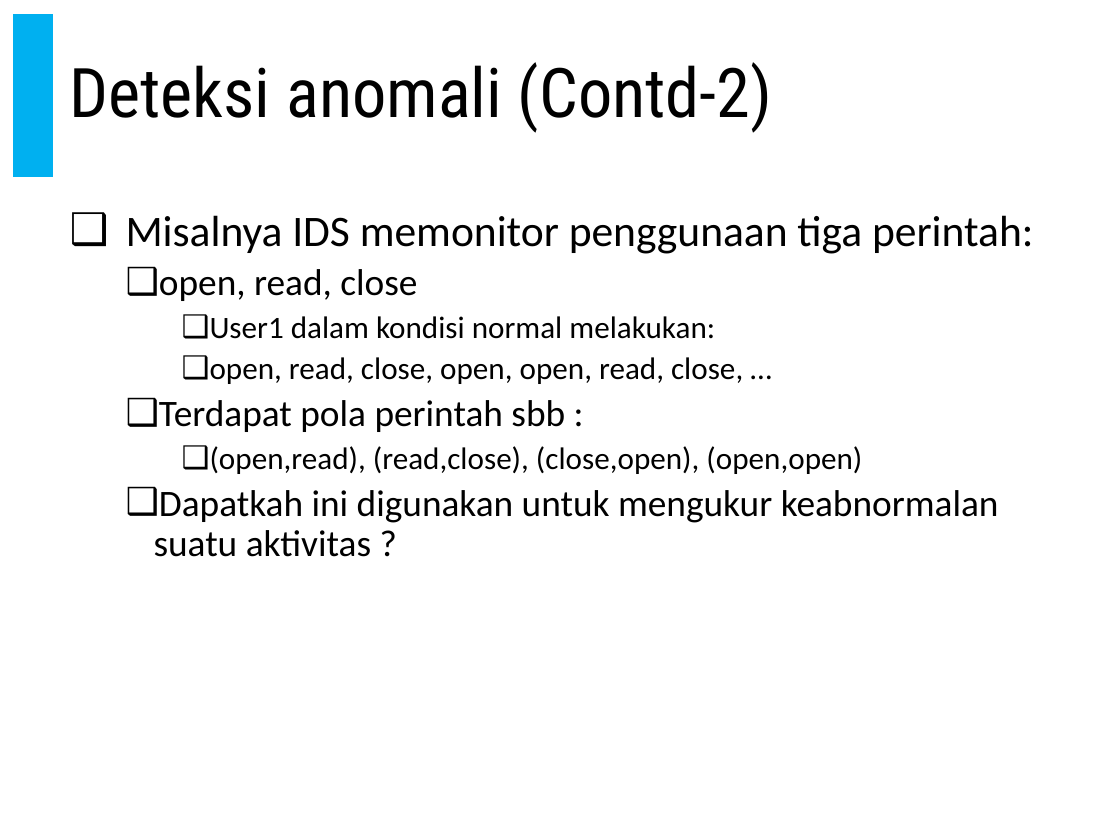
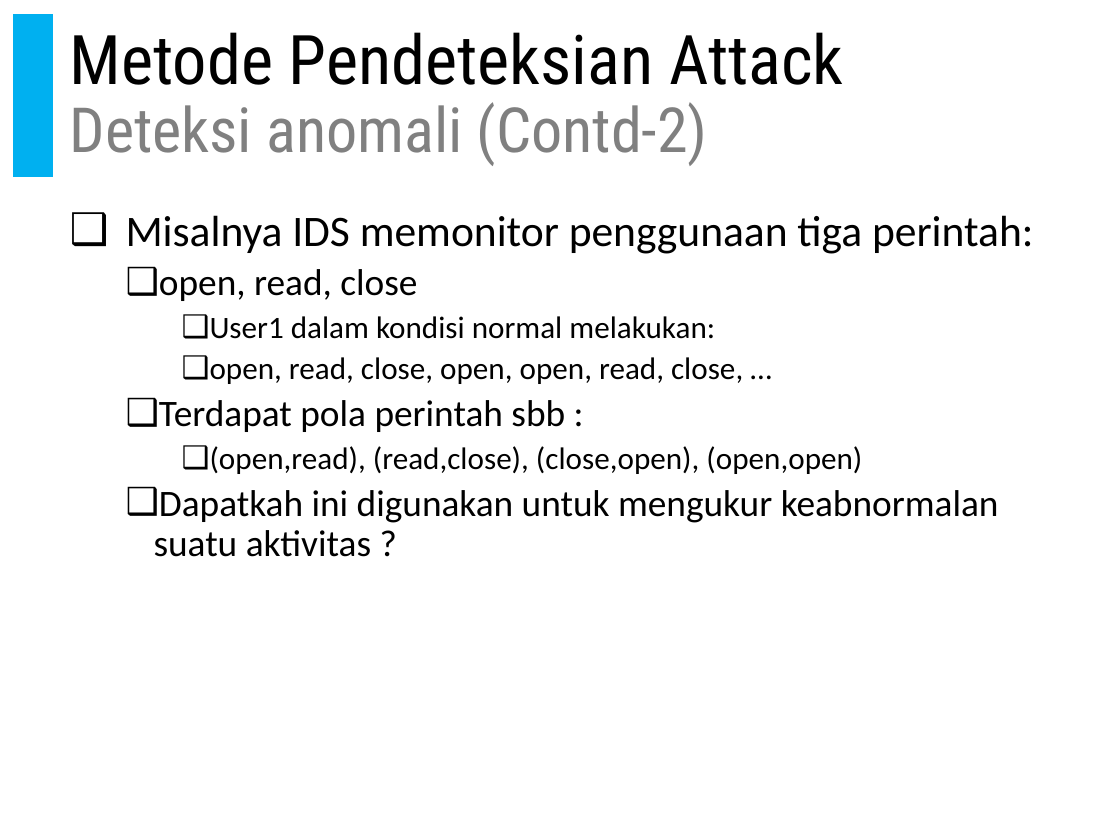
Before and after one commit to doniaft/Keamanan-Informasi, a slide deck: slide 128 of 1. Bahan Ajar/06. Keamanan Informasi - Firewall dan Intrusion Detection System.pptx (slide 123 before the commit). Drawn at 1120x840 pixels with LibreOffice and Linux fonts; fonts in the diff are those of the drawing. Boxes give left, top, right and bottom in pixels: in the first picture for what was removed or moved away, otherwise in the second. Text is boxed around its words. In the diff, an @@ line names an element or a change of style, - is before the commit and + after.

```diff
--- a/1. Bahan Ajar/06. Keamanan Informasi - Firewall dan Intrusion Detection System.pptx
+++ b/1. Bahan Ajar/06. Keamanan Informasi - Firewall dan Intrusion Detection System.pptx
@@ title at (70, 32, 844, 166): text changed @@
-Deteksi anomali (Contd-2)
+Metode Pendeteksian Attack
+Deteksi anomali (Contd-2)
```
Also in this commit, not shown: 16 other slides changed, 17 slides added.
